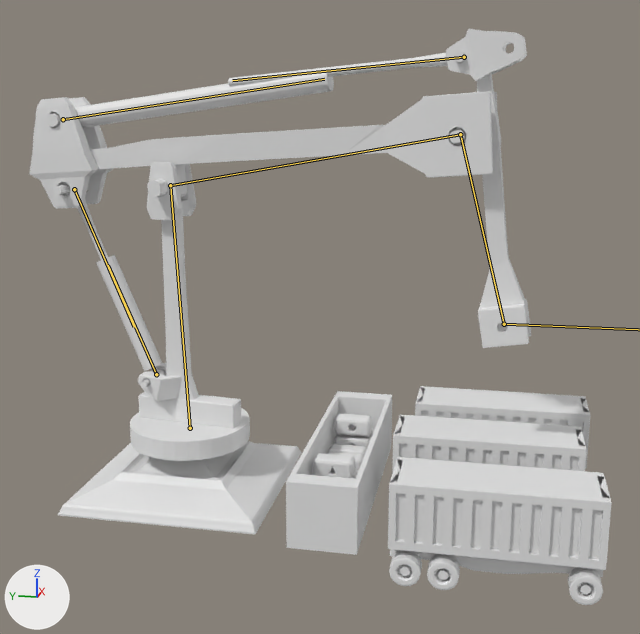
Renders of the Blender file BasicSht/TutorialSht/ClawScene01.blend from each side of a commit.
Before and after are seen from a camera (50 mm lens) standing at (-835.0, -308.0, 396.0) and looking at (-12.0, -143.0, 190.0). The lights are fixed; the arrows at lower left show +X, +Y and +Z. Both versions are drawn at frame 180 of the action 'ArmatureAction.003'; the numbers are the values there. The bones that bend it are drawn over the model as lines.
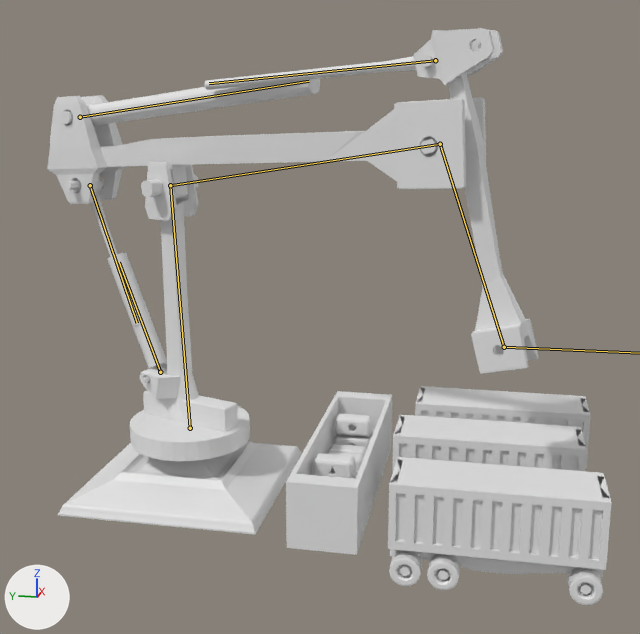
Commit message: fix claw scene

Location of each change, [x1, y1, x2, y2] in pixels of the pictures (640 x 634 px):
```json
{"object": "Cube", "change": "posed", "before": [29, 91, 497, 209], "after": [47, 95, 486, 204], "on screen": "6% narrower, 8% shorter"}
{"object": "Cube.001", "change": "posed", "before": [446, 29, 531, 348], "after": [413, 28, 538, 374], "on screen": "47% wider, 8% taller"}
{"object": "claw01", "change": "posed", "before": [130, 162, 250, 461], "after": [130, 162, 250, 461]}
{"object": "Cylinder.004", "change": "posed", "before": [46, 71, 334, 128], "after": [61, 78, 320, 128], "on screen": "10% narrower, 12% shorter"}
{"object": "Cylinder.001", "change": "posed", "before": [96, 255, 165, 386], "after": [107, 252, 167, 383]}
{"object": "Cylinder.005", "change": "posed", "before": [228, 51, 465, 86], "after": [204, 55, 434, 90]}
{"object": "Cylinder.003", "change": "posed", "before": [53, 182, 108, 260], "after": [65, 177, 140, 326]}
```

The change, as JSON lines over the scene's bpy script:
```json
{"block": "bone_bone_007", "where": "bone_bone_007 = bpy.data.objects['Armature'].pose.bones['Bone.007']"}
{"op": "set", "path": "bone_bone_007.location", "old": "(-3.4, 2.5, -2.7)", "new": "(-11.2, 2.5, -2.7)"}
```
